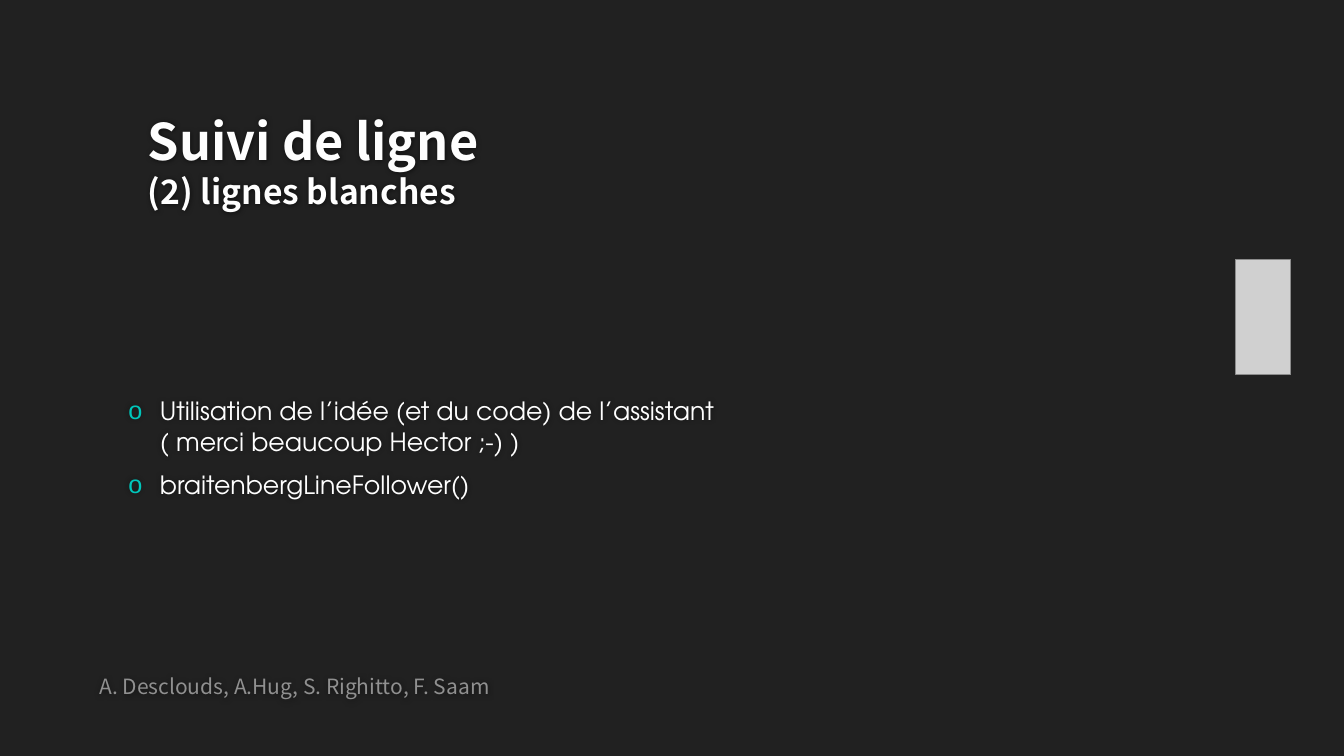
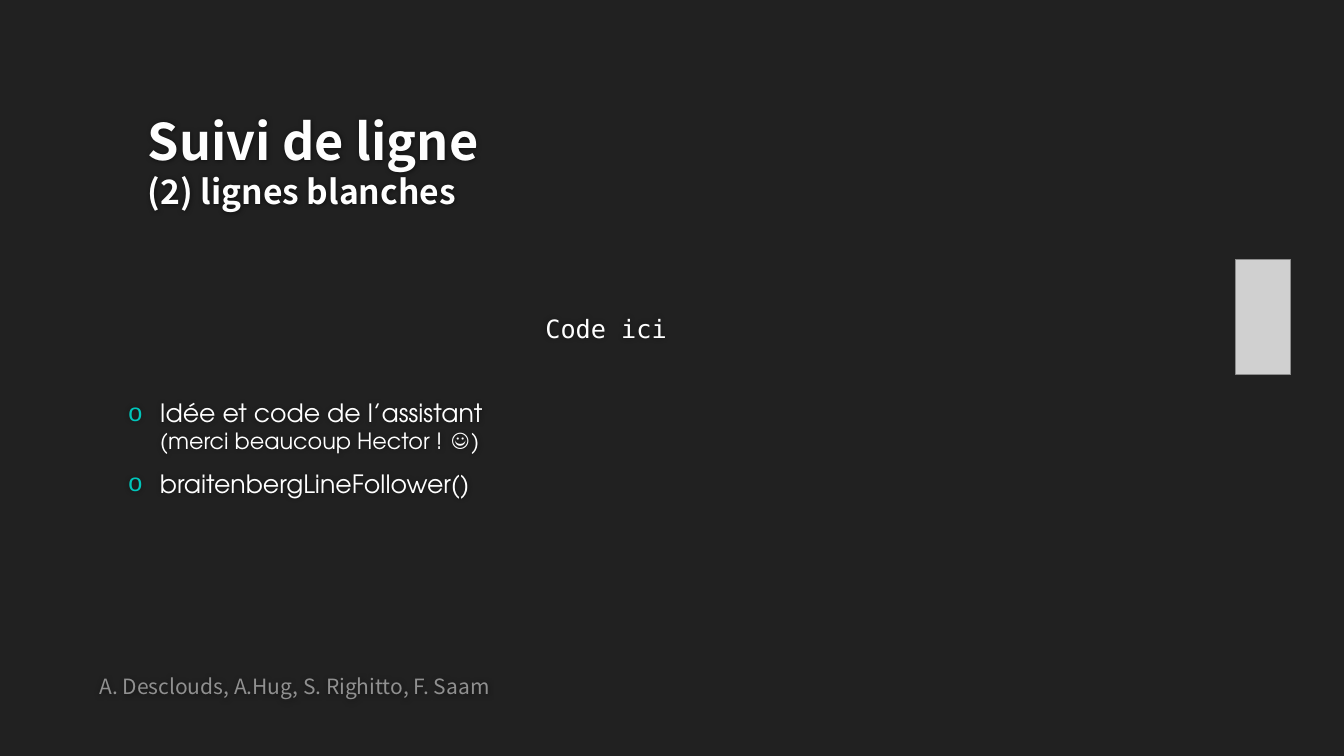
Before and after one commit to SimoneRighitto/SFT15_Elisa, a slide deck: slide 10 of Elisa-3_presentation.pptx (slide 11 before the commit). Drawn at 1344x756 pixels with LibreOffice and Linux fonts; fonts in the diff are those of the drawing; grey boxes stand for pictures; background and template pictures are left out. Boxes give left, top, right and bottom in pixels: in the first picture for what was removed or moved away, otherwise in the second. Text is boxed around its words. In the diff, an @@ line names an element or a change of style, - is before the commit and + after.

```diff
--- a/Elisa-3_presentation.pptx
+++ b/Elisa-3_presentation.pptx
@@ text added at box(545, 319, 667, 339), 18 pt, text #FFFFFF @@
+Code ici
@@ text at box(160, 403, 483, 454): text changed @@
-o Utilisation de l’idée (et du code) de l’assistant ( merci beaucoup Hector ;-) )
+o Idée et code de l’assistant (merci beaucoup Hector ! ☺)
```
Also in this commit, not shown: 14 other slides changed.
